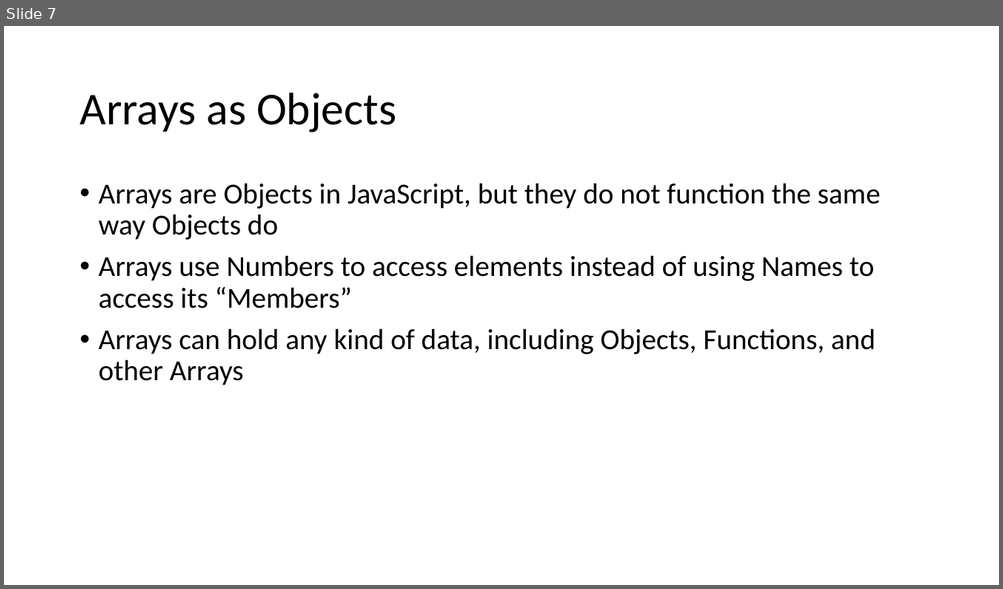
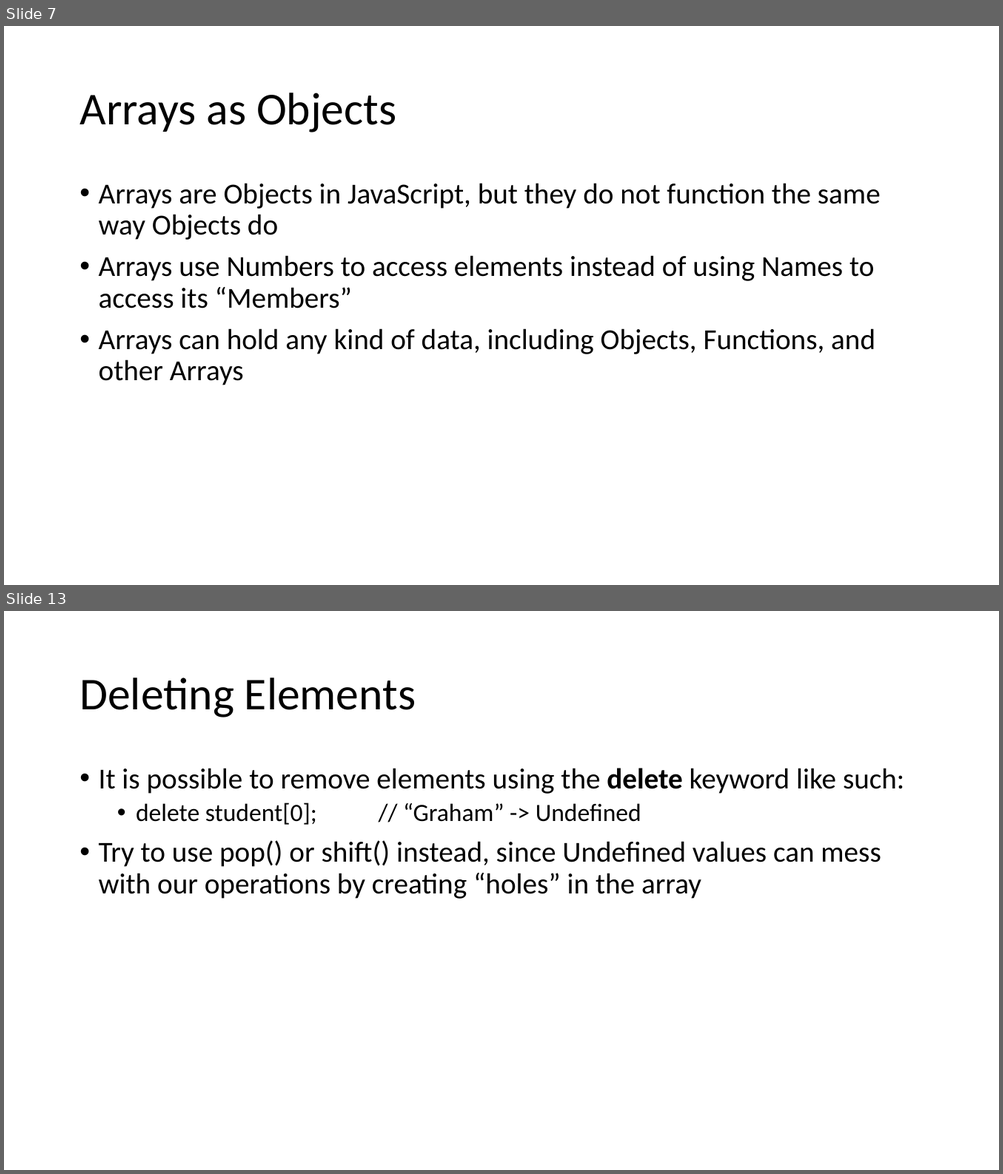
Before and after one commit to YWCANWIL-TechLab/Module4-DataTypes-Day1, a slide deck: Arrays.pptx. Shown one above the other, each under a label of ours: slide 7 before the commit, slides 7 and 13 after it; the slides between them are not shown. The pictures are 1003x589 and 1003x1174 pixels, drawn with LibreOffice and Linux fonts; fonts in the diff are those of the drawing. Boxes give left, top, right and bottom in pixels: in the first picture for what was removed or moved away, otherwise in the second. Text is boxed around its words. In the diff, an @@ line names an element or a change of style, - is before the commit and + after.

```diff
--- a/Arrays.pptx
+++ b/Arrays.pptx
@@ slide 13 added at bbox=[4, 611, 999, 1170], background #FFFFFF @@
@@ title added at bbox=[79, 678, 415, 718], 44 pt, text #000000 @@
+Deleting Elements
@@ text added at bbox=[99, 768, 904, 899], 28 pt, text #000000 @@
+• It is possible to remove elements using the delete keyword like such:
+  • delete student[0]; // “Graham” -> Undefined
+• Try to use pop() or shift() instead, since Undefined values can mess with our operations by creating “holes” in the array
```
Also in this commit, not shown: 1 slide changed, 11 other slides added.
